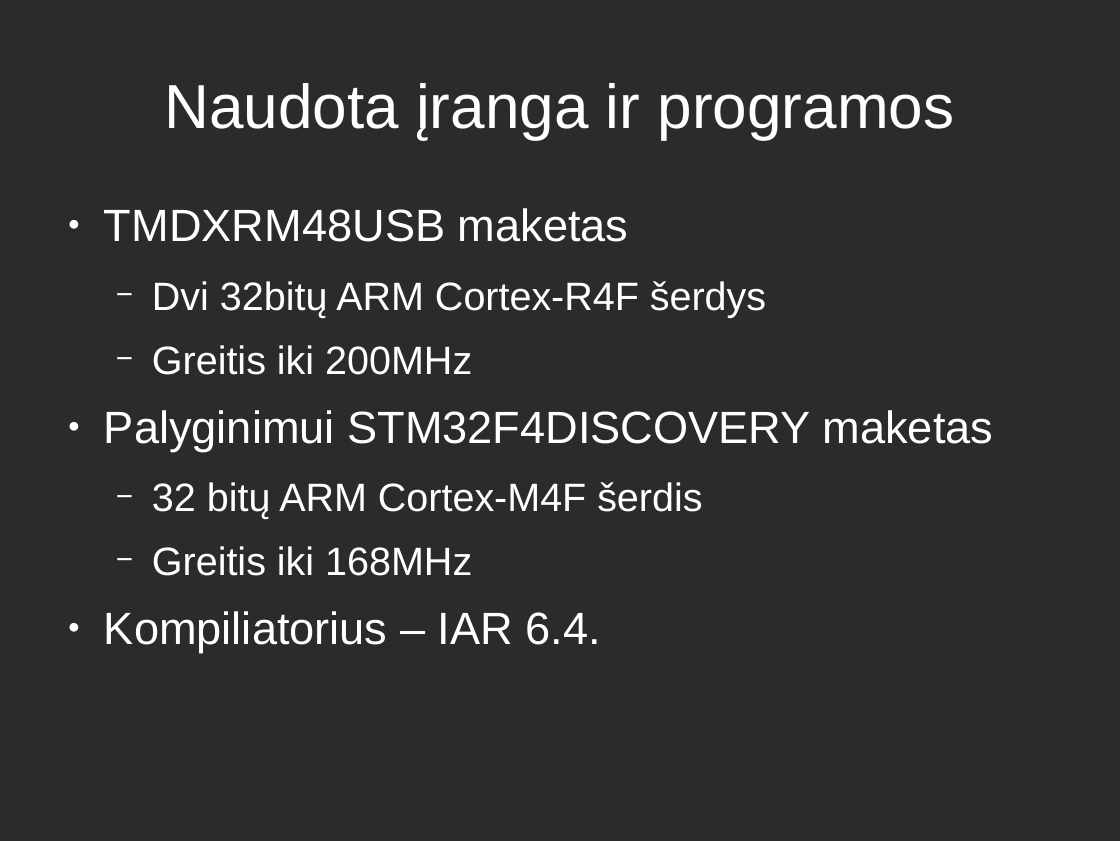
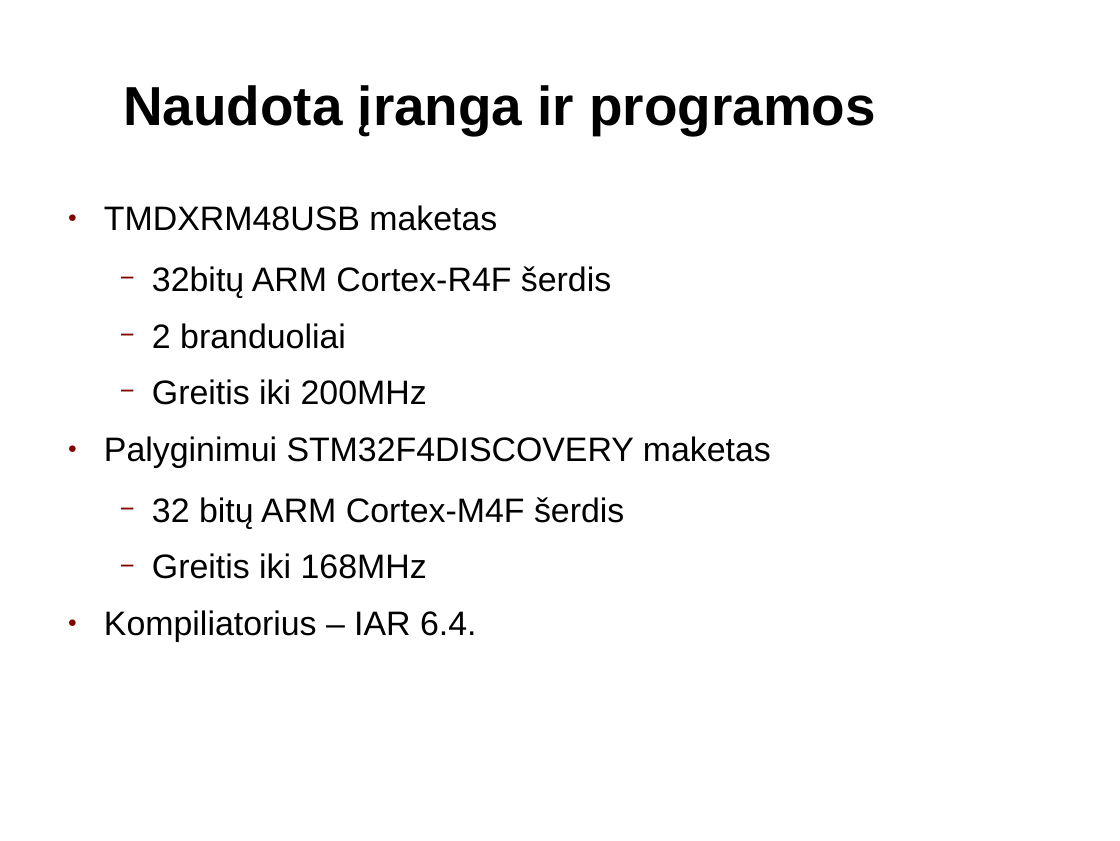
Before and after one commit to kurmis/bakis, a slide deck: slide 5 of pristatymas bak/Mindaugas Kurmauskas.odp. Drawn at 1120x841 pixels with LibreOffice and Linux fonts; fonts in the diff are those of the drawing; background and template pictures are left out; a plain dark background stands for a picture behind light text. Boxes give left, top, right and bottom in pixels: in the first picture for what was removed or moved away, otherwise in the second. Text is boxed around its words. In the diff, an @@ line names an element or a change of style, - is before the commit and + after.

```diff
--- a/pristatymas bak/Mindaugas Kurmauskas.odp
+++ b/pristatymas bak/Mindaugas Kurmauskas.odp
@@ background picture (left out) to #FFFFFF @@
@@ title "Naudota įranga ir programos" moved from (x1=164, y1=83, x2=955, y2=139) to (x1=123, y1=85, x2=875, y2=135) @@
@@ title "Naudota įranga ir programos" at (x1=123, y1=85, x2=875, y2=135): size 44 to 38.9 pt, text colour #FFFFFF to #000000, bold on @@
@@ text at (x1=104, y1=205, x2=771, y2=642): size 32 to 24 pt in "TMDXRM48USB maketas", "Palyginimui STM32F4DISCOVERY maketas", "Kompiliatorius – IAR 6.4."; text colour #FFFFFF to #000000 in "TMDXRM48USB maketas", "Greitis iki 200MHz", "Palyginimui STM32F4DISCOVERY maketas", "32 bitų ARM Cortex-M4F šerdis" and 2 more places; size 28 to 24 pt in "Greitis iki 200MHz", "32 bitų ARM Cortex-M4F šerdis", "Greitis iki 168MHz"; bullet colour #FFFFFF to #800000; indent changed @@
@@ text at (x1=152, y1=266, x2=611, y2=349): text changed; size 28 to 24 pt; text colour #FFFFFF to #000000 @@
-  − Dvi 32bitų ARM Cortex-R4F šerdys
+  − 32bitų ARM Cortex-R4F šerdis
+  − 2 branduoliai
```
Also in this commit, not shown: 13 other slides changed, 6 other files.
